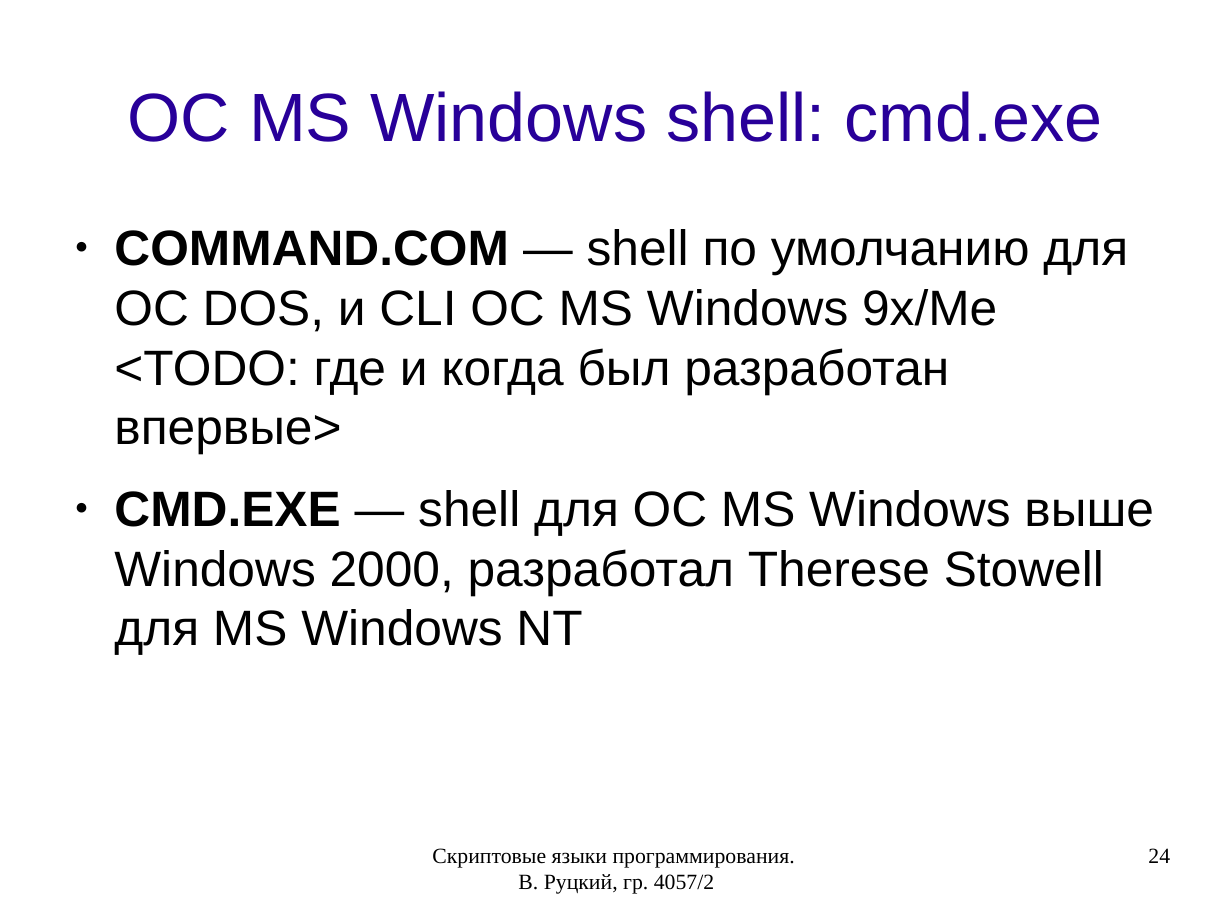
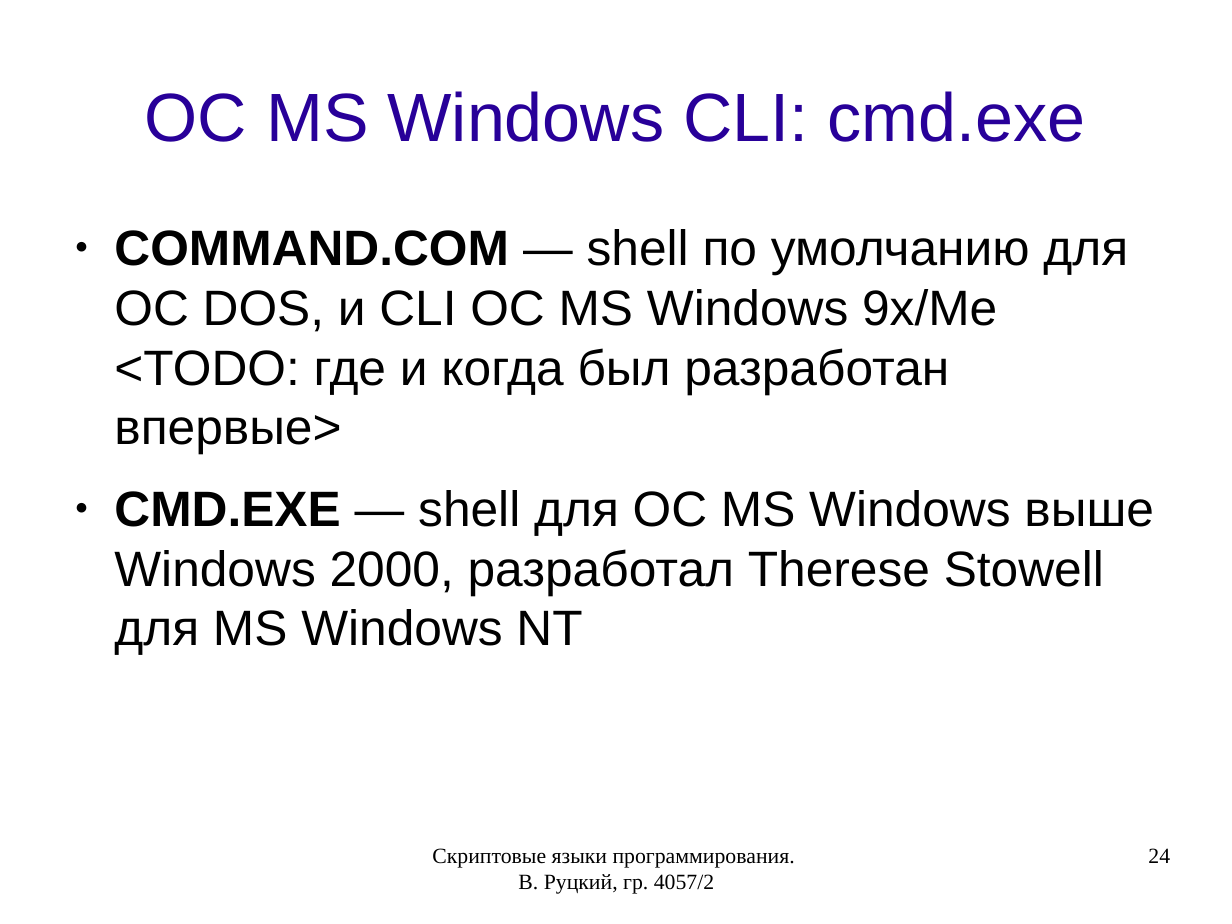
Before and after one commit to rutsky/semester07, a slide deck: slide 24 of Operation_systems/scripting_languages/40572_Rutsky_Scripting_languages.odp. Drawn at 1232x924 pixels with LibreOffice and Linux fonts; fonts in the diff are those of the drawing. Boxes give left, top, right and bottom in pixels: in the first picture for what was removed or moved away, otherwise in the second. Text is boxed around its words. In the diff, an @@ line names an element or a change of style, - is before the commit and + after.

```diff
--- a/Operation_systems/scripting_languages/40572_Rutsky_Scripting_languages.odp
+++ b/Operation_systems/scripting_languages/40572_Rutsky_Scripting_languages.odp
@@ title at (x1=145, y1=91, x2=1085, y2=142): text changed @@
-ОС MS Windows shell: cmd.exe
+ОС MS Windows CLI: cmd.exe
```
Also in this commit, not shown: 8 other slides changed, 16 slides added.
